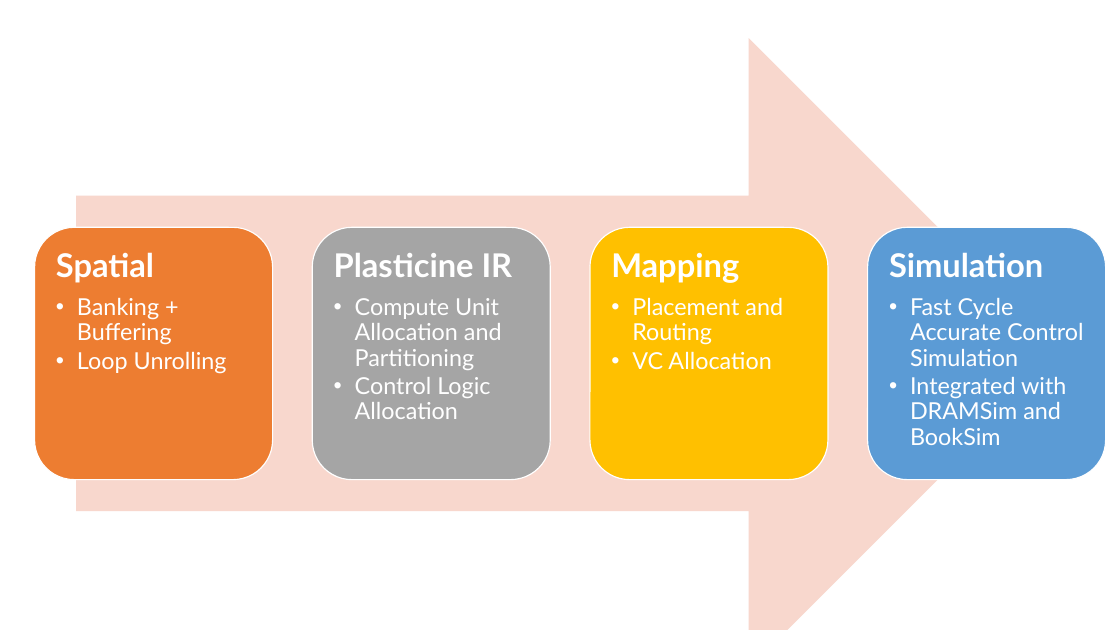
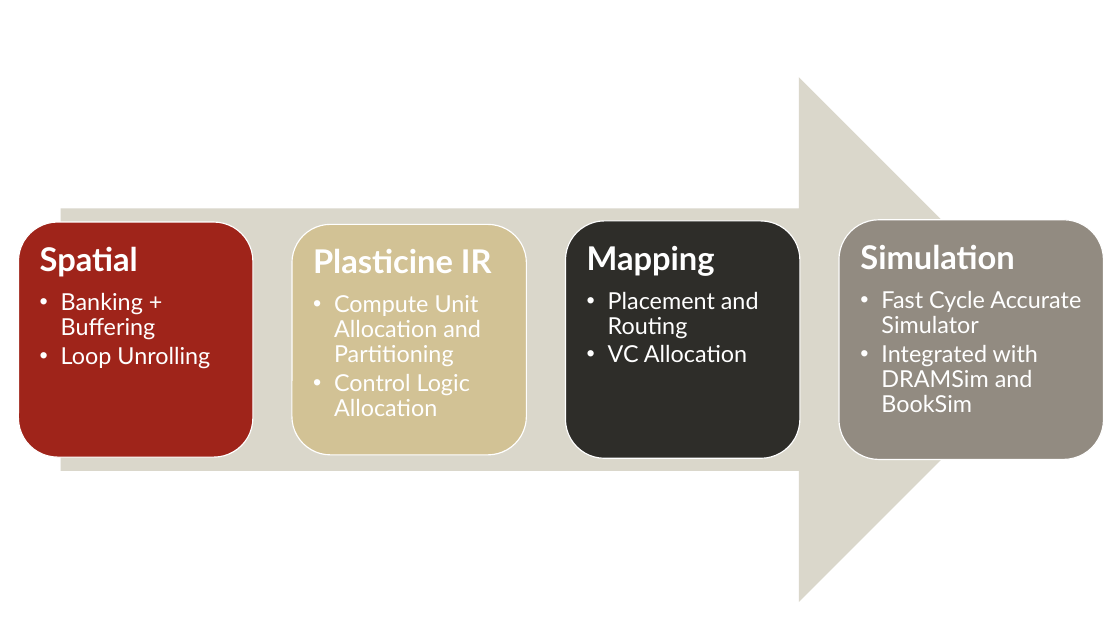
Before and after one commit to matthewvilim/DawnPoster, a slide deck: slide 4 of figs/flow.pptx. Drawn at 1120x630 pixels with LibreOffice and Linux fonts; fonts in the diff are those of the drawing. Boxes give left, top, right and bottom in pixels: in the first picture for what was removed or moved away, otherwise in the second. Text is boxed around its words. In the diff, an @@ line names an element or a change of style, - is before the commit and + after.

Commit message:
update flow graph

```diff
--- a/figs/flow.pptx
+++ b/figs/flow.pptx
@@ right arrow: place and size @@
-right arrow at [76,38,1065,630]
+right arrow at [60,77,1061,602]
@@ right arrow at [60,77,1061,602]: fill #F8D7CE to #DAD7CB @@
@@ rounded rectangle: place and size @@
-rounded rectangle at [34,228,272,480]
+rounded rectangle at [18,222,253,457]
@@ rounded rectangle at [18,222,253,457]: fill #ED7D31 to #9F241A @@
@@ text "Spatial": place and size @@
-text "Spatial" at [56,252,227,374]
+text "Spatial" at [40,246,210,369]
@@ rounded rectangle: place and size @@
-rounded rectangle at [313,228,550,480]
+rounded rectangle at [292,224,527,455]
@@ rounded rectangle at [292,224,527,455]: fill #A5A5A5 to #D2C295 @@
@@ text "Plasticine IR": place and size @@
-text "Plasticine IR" at [334,253,513,419]
+text "Plasticine IR" at [313,249,492,416]
@@ rounded rectangle: place and size @@
-rounded rectangle at [590,228,828,480]
+rounded rectangle at [565,221,800,459]
@@ rounded rectangle at [565,221,800,459]: fill #FFC000 to #2E2D29 @@
@@ text "Mapping": place and size @@
-text "Mapping" at [611,252,783,370]
+text "Mapping" at [587,246,759,362]
@@ rounded rectangle: place and size @@
-rounded rectangle at [868,228,1106,480]
+rounded rectangle at [839,220,1104,460]
@@ rounded rectangle at [839,220,1104,460]: fill #5B9BD5 to #928B81 @@
@@ text "Simulation": place and size @@
-text "Simulation" at [889,252,1084,445]
+text "Simulation" at [860,245,1081,412]
@@ text at [881,291,1081,333]: text changed @@
-  • Fast Cycle Accurate Control Simulation
+  • Fast Cycle Accurate Simulator
```
